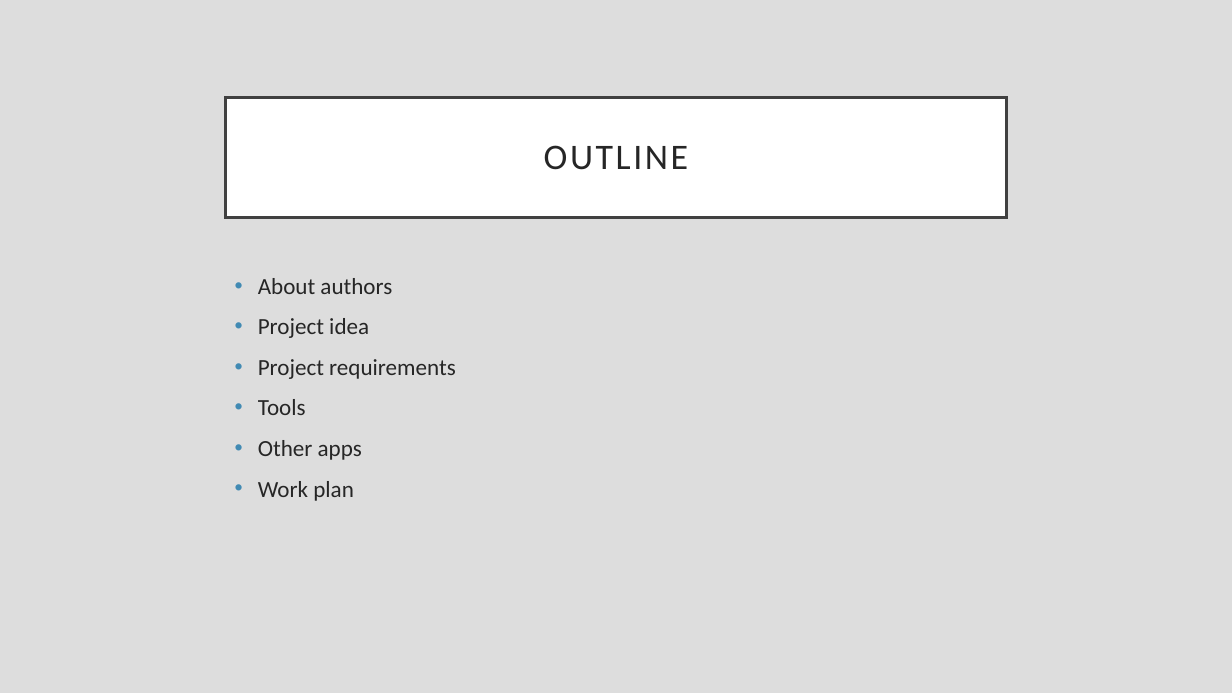
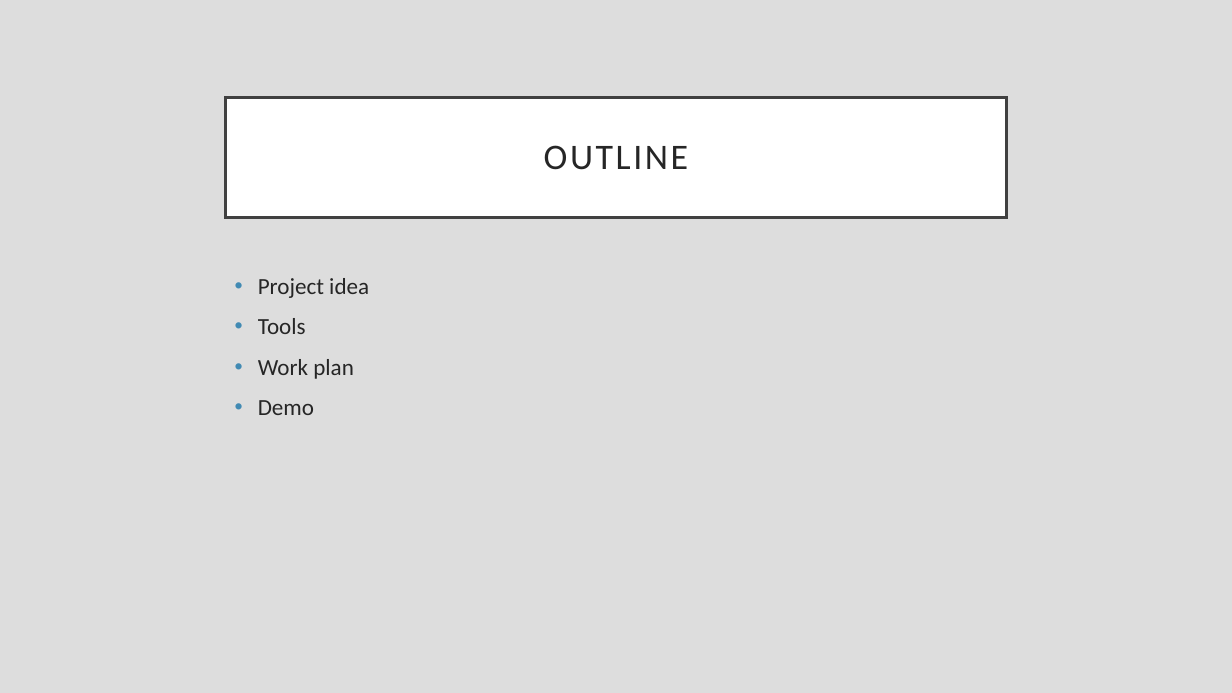
Before and after one commit to reddiamond1234/app-for-training-analisys, a slide deck: slide 2 of ProjectPresentation.pptx. Drawn at 1232x693 pixels with LibreOffice and Linux fonts; fonts in the diff are those of the drawing. Boxes give left, top, right and bottom in pixels: in the first picture for what was removed or moved away, otherwise in the second. Text is boxed around its words. In the diff, an @@ line names an element or a change of style, - is before the commit and + after.

```diff
--- a/ProjectPresentation.pptx
+++ b/ProjectPresentation.pptx
@@ text at box(258, 278, 392, 294): paragraph removed @@
-• About authors
@@ text at box(258, 359, 456, 379): paragraph removed @@
-• Project requirements
@@ text at box(258, 400, 314, 415): paragraph added @@
+• Demo
@@ text at box(258, 440, 362, 460): paragraph removed @@
-• Other apps
```
Also in this commit, not shown: 5 other slides changed, 4 slides added, 3 slides removed, 2 other files.
